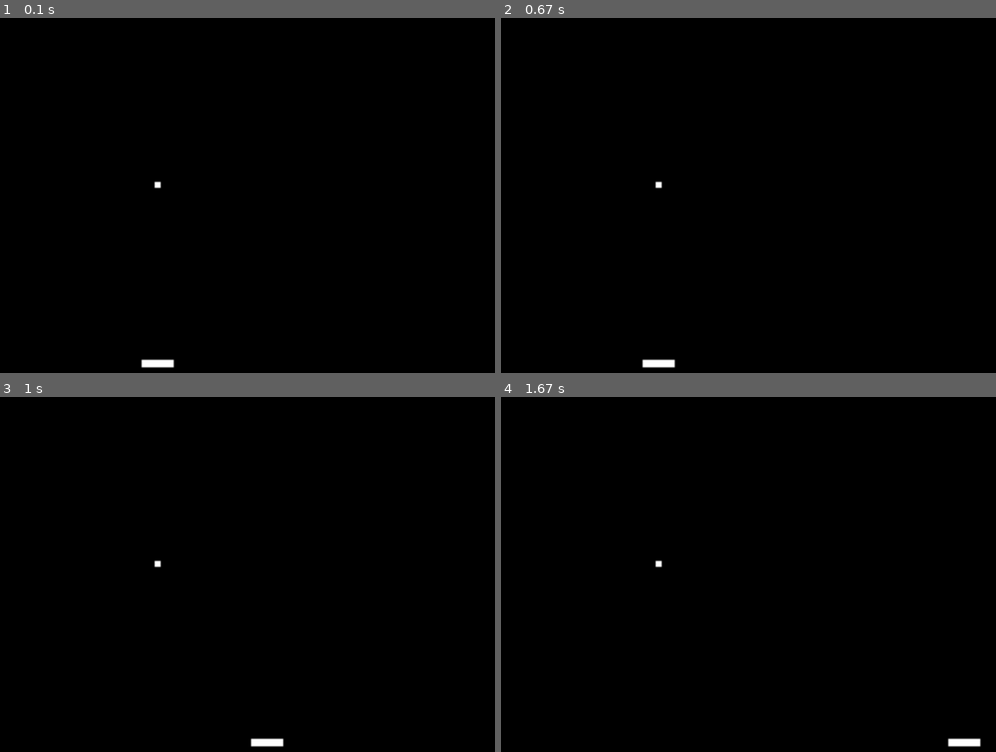
Above: before the commit, frames 1-4 (two rows, left to right).
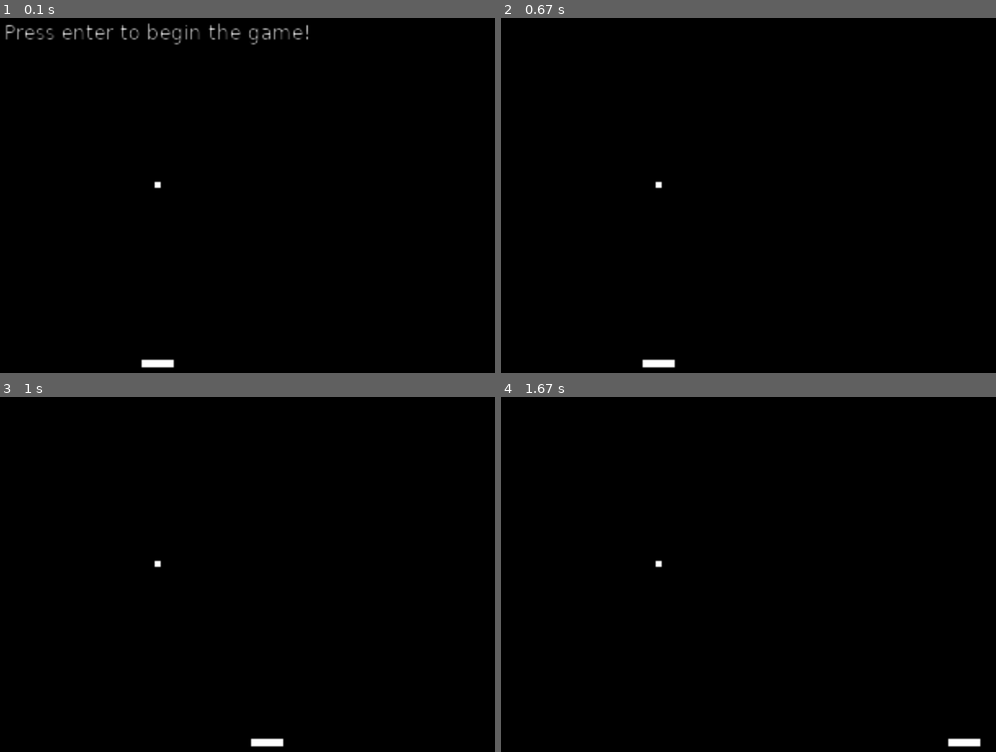
Above: after the commit, the same moments.

Repository: ghanemd/ball-and-paddle-game
Game: LÖVE game, started from main.lua
Two runs of this game, one before a commit and one after it. Both use one fixed random seed, a clock stepped at 60 frames per second and the inputs below.
Inputs:
- Up to frame 1 (0.1 s): no input
- Up to frame 2 (0.67 s): tap Enter at 0.33 s
- Up to frame 3 (1 s): hold Right from 0.67 s (still down)
- Up to frame 4 (1.67 s): release Right at 1.13 s; hold Right 1.17-1.63 s

The runs differ from the first frame. In frame 1, 0.9% of the frame differs, in the area x 1-63%, y 1-8%; in frame 2, nothing differs; in frame 3, nothing differs; in frame 4, nothing differs.

Commit message:
add stated to the game

Diff:
--- a/main.lua
+++ b/main.lua
@@ -34,6 +34,8 @@
     paddle = Paddle(VIRTUAL_WIDTH / 2 - 10, VIRTUAL_HEIGHT - 15, 20, 5)
     ball = Ball(VIRTUAL_WIDTH / 2 - 2, VIRTUAL_HEIGHT / 2 - 2, 4, 4)
 
+    gameState = 'start'
+
 end
 
 
@@ -50,12 +52,16 @@
 
 function love.update(dt)
 
-    if love.keyboard.isDown('left') then
-        paddle.dx = -PADDLE_SPEED
-    elseif love.keyboard.isDown('right') then
-        paddle.dx = PADDLE_SPEED
-    else
-        paddle.dx = 0
+    if gameState == 'play' then
+
+        if love.keyboard.isDown('left') then
+            paddle.dx = -PADDLE_SPEED
+        elseif love.keyboard.isDown('right') then
+            paddle.dx = PADDLE_SPEED
+        else
+            paddle.dx = 0
+        end
+
     end
 
     paddle:update(dt)
@@ -68,6 +74,11 @@
     if key == 'escape' then
         love.event.quit()
     end
+    if key == 'return' or key == 'enter' then
+        if gameState == 'start' then
+            gameState = 'play'
+        end
+    end
 end
 
 
@@ -75,6 +86,10 @@
     -- begin drawing with push, in our virtual resolution
     push:apply('start')
 
+    if gameState == 'start' then
+        love.graphics.printf('Press enter to begin the game!', 0, 20, VIRTUAL_WIDTH, 'center')
+    end
+
     ball:draw()
     paddle:draw()
 
